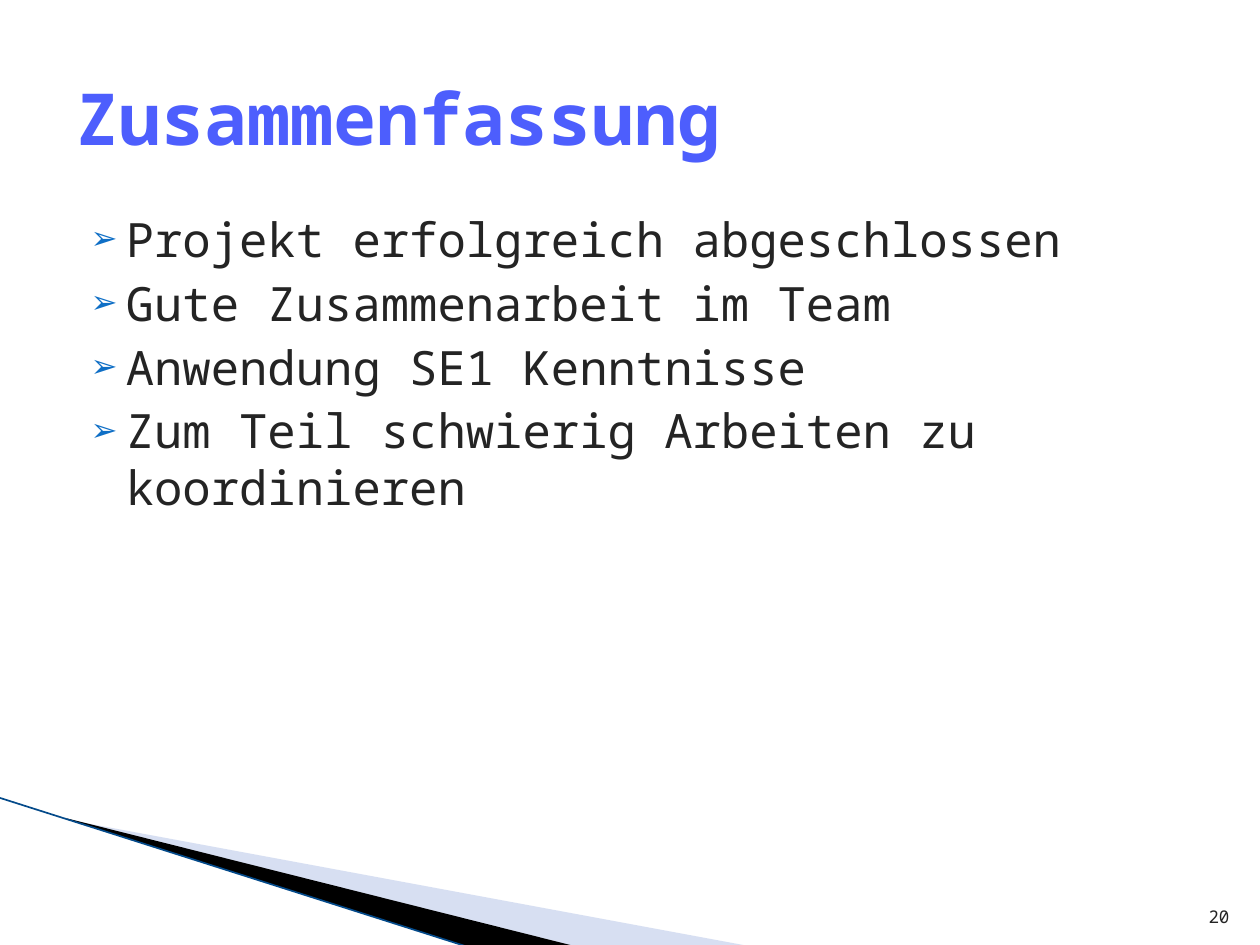
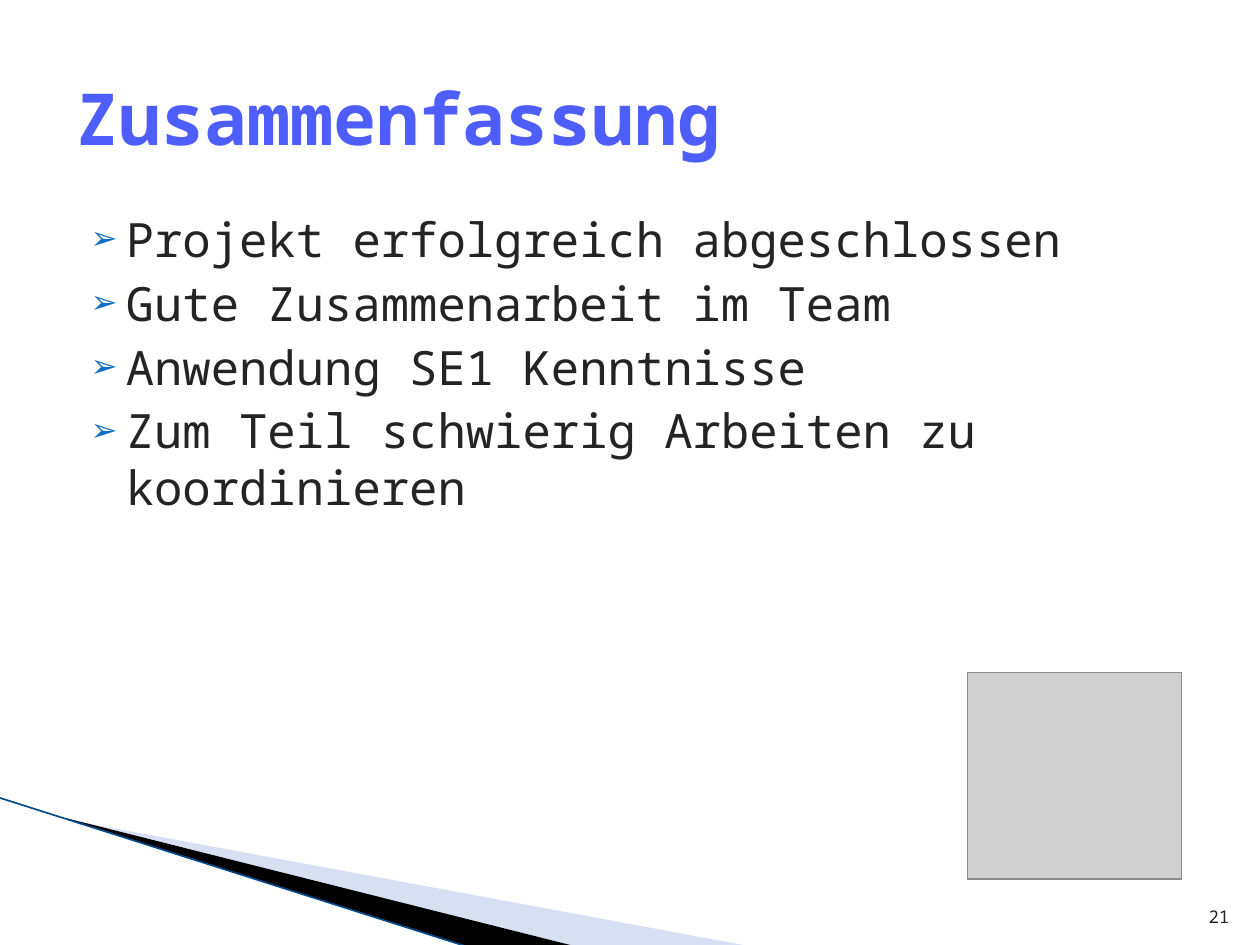
Before and after one commit to lukaselmer/hsr-mrt-software-engineering-2-project, a slide deck: slide 21 of doc/09_Präsentation/praesentation_ms6.pptx (slide 20 before the commit). Drawn at 1260x945 pixels with LibreOffice and Linux fonts; fonts in the diff are those of the drawing; grey boxes stand for pictures; background and template pictures are left out. Boxes give left, top, right and bottom in pixels: in the first picture for what was removed or moved away, otherwise in the second. Text is boxed around its words. In the diff, an @@ line names an element or a change of style, - is before the commit and + after.

```diff
--- a/doc/09_Präsentation/praesentation_ms6.pptx
+++ b/doc/09_Präsentation/praesentation_ms6.pptx
@@ picture added at box(968, 673, 1182, 879) @@
@@ page number at box(1209, 910, 1230, 923): text changed @@
-20
+21
```
Also in this commit, not shown: 2 other slides changed, 1 slide added.
